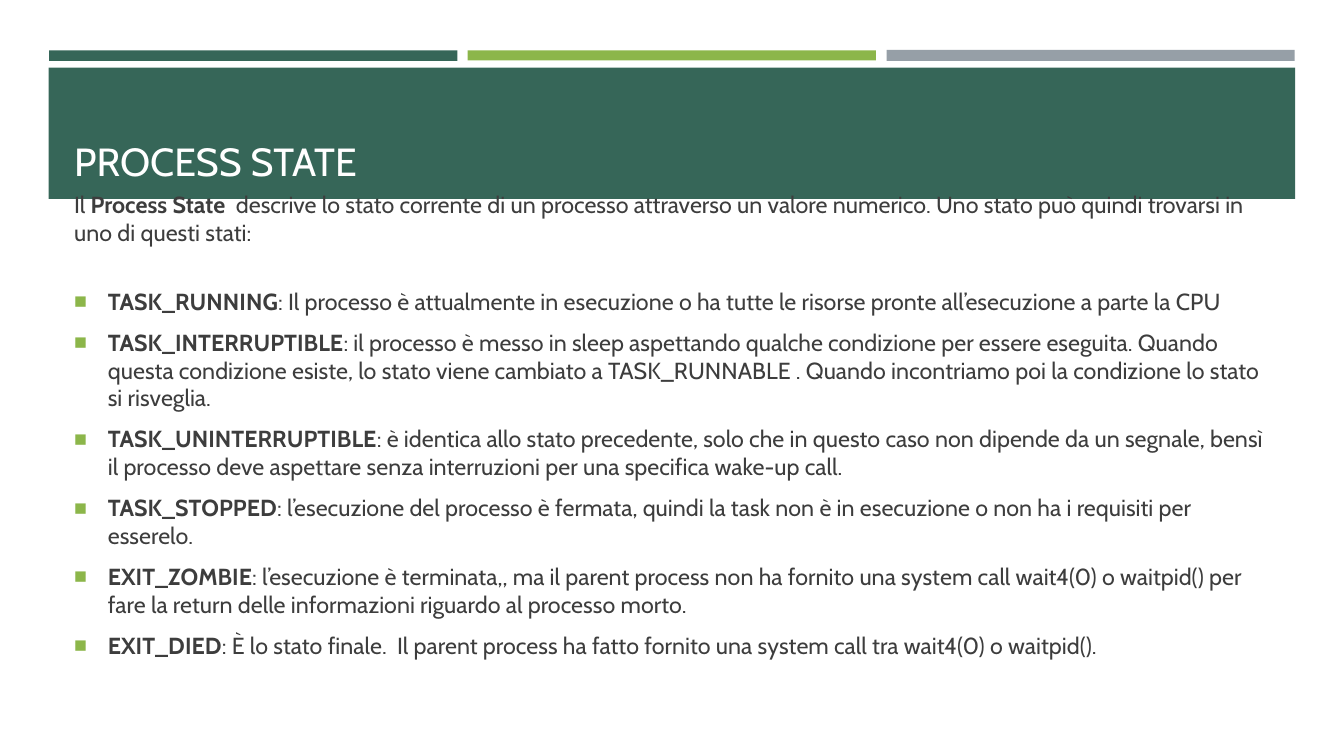
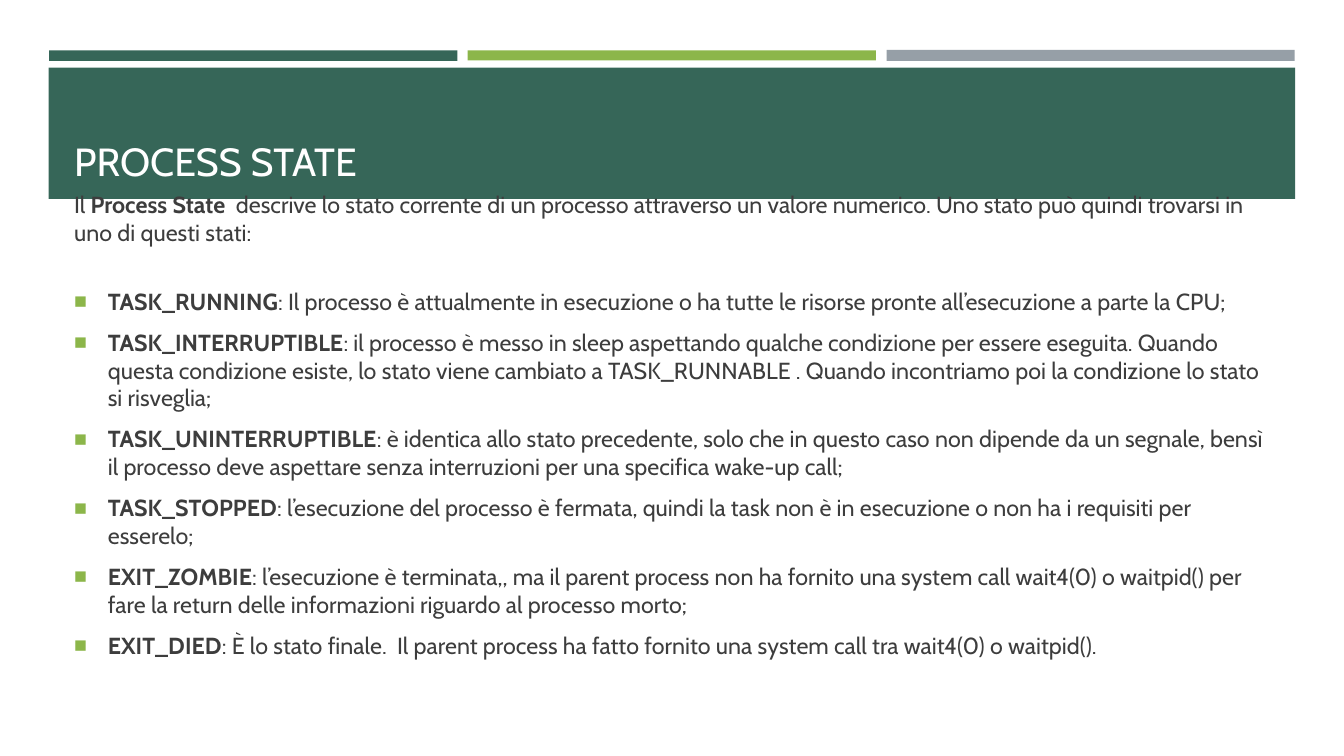
Before and after one commit to ProgrammazioneDiSistema2023-IA-ZZ/Group04, a slide deck: slide 6 of MentOS - Process Management.pptx. Drawn at 1344x756 pixels with LibreOffice and Linux fonts; fonts in the diff are those of the drawing. Boxes give left, top, right and bottom in pixels: in the first picture for what was removed or moved away, otherwise in the second. Text is boxed around its words. In the diff, an @@ line names an element or a change of style, - is before the commit and + after.

```diff
--- a/MentOS - Process Management.pptx
+++ b/MentOS - Process Management.pptx
@@ text at [108,292,1263,619]: text changed @@
-■ TASK_RUNNING: Il processo è attualmente in esecuzione o ha tutte le risorse pronte all’esecuzione a parte la CPU
-■ TASK_INTERRUPTIBLE: il processo è messo in sleep aspettando qualche condizione per essere eseguita. Quando questa condizione esiste, lo stato viene cambiato a TASK_RUNNABLE . Quando incontriamo poi la condizione lo stato si risveglia.
-■ TASK_UNINTERRUPTIBLE: è identica allo stato precedente, solo che in questo caso non dipende da un segnale, bensì il processo deve aspettare senza interruzioni per una specifica wake-up call.
-■ TASK_STOPPED: l’esecuzione del processo è fermata, quindi la task non è in esecuzione o non ha i requisiti per esserelo.
-■ EXIT_ZOMBIE: l’esecuzione è terminata,, ma il parent process non ha fornito una system call wait4(0) o waitpid() per fare la return delle informazioni riguardo al processo morto.
+■ TASK_RUNNING: Il processo è attualmente in esecuzione o ha tutte le risorse pronte all’esecuzione a parte la CPU;
+■ TASK_INTERRUPTIBLE: il processo è messo in sleep aspettando qualche condizione per essere eseguita. Quando questa condizione esiste, lo stato viene cambiato a TASK_RUNNABLE . Quando incontriamo poi la condizione lo stato si risveglia;
+■ TASK_UNINTERRUPTIBLE: è identica allo stato precedente, solo che in questo caso non dipende da un segnale, bensì il processo deve aspettare senza interruzioni per una specifica wake-up call;
+■ TASK_STOPPED: l’esecuzione del processo è fermata, quindi la task non è in esecuzione o non ha i requisiti per esserelo;
+■ EXIT_ZOMBIE: l’esecuzione è terminata,, ma il parent process non ha fornito una system call wait4(0) o waitpid() per fare la return delle informazioni riguardo al processo morto;
```
Also in this commit, not shown: 13 other slides changed, 9 other files.
